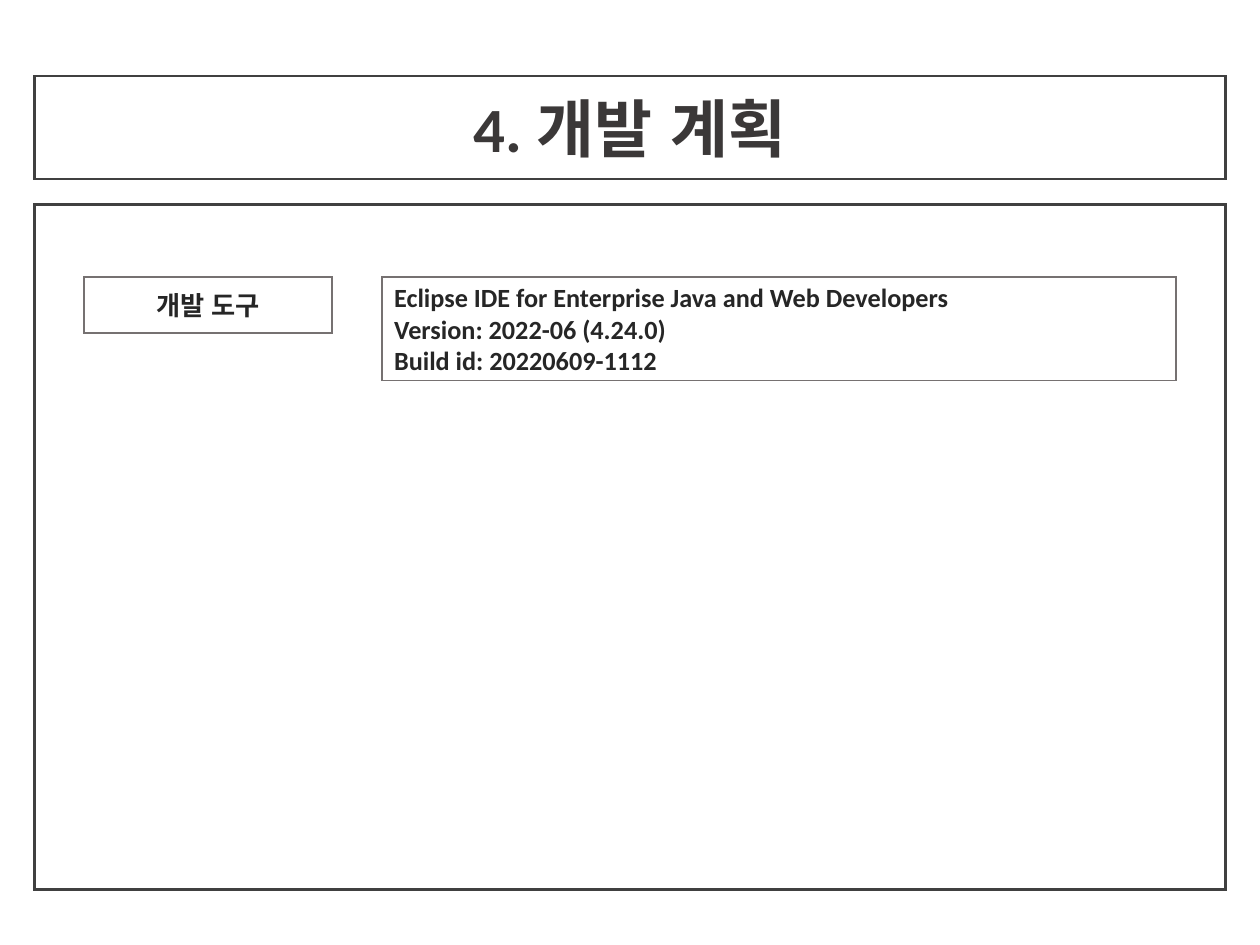
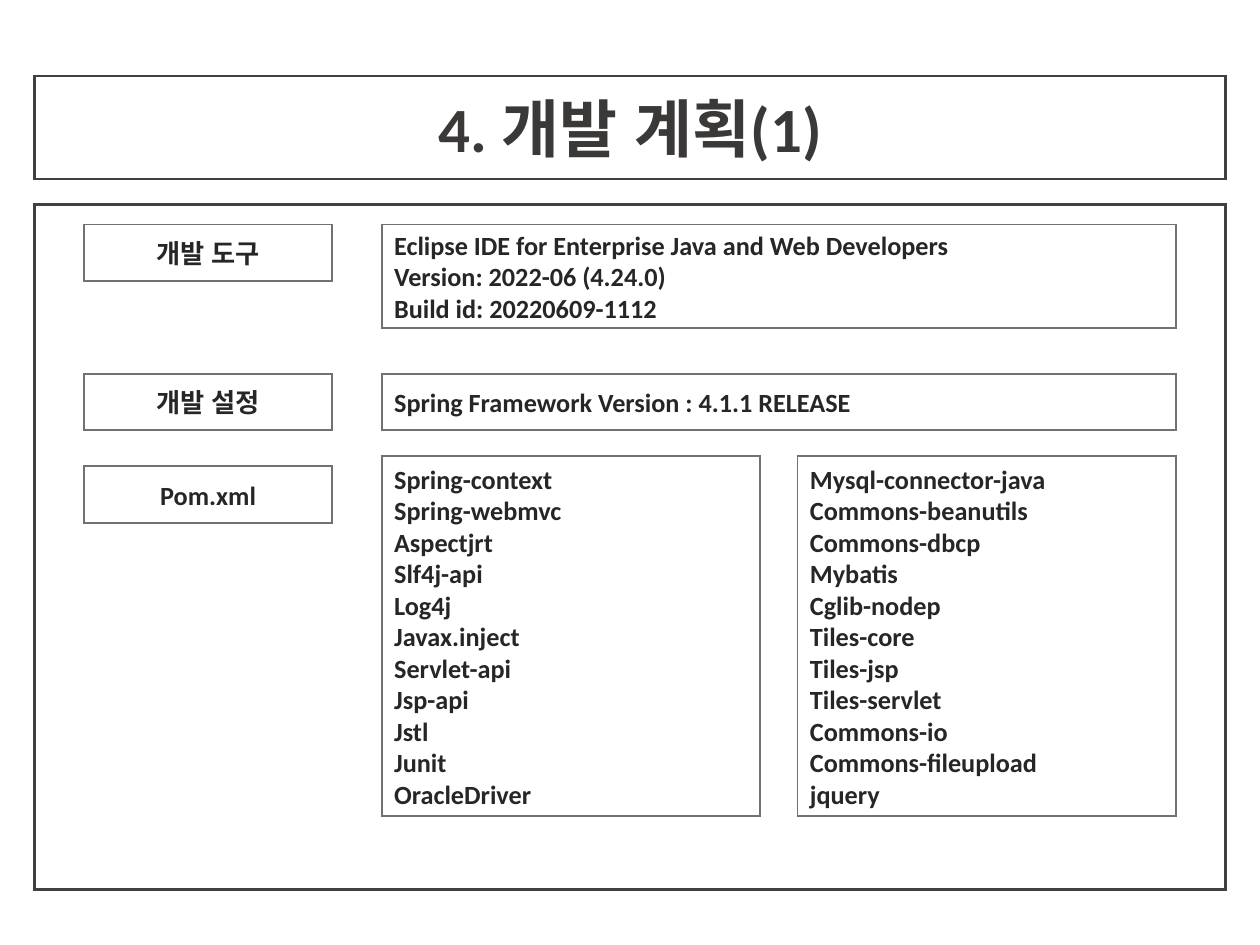
Before and after one commit to himediaai/DongGyun, a slide deck: slide 7 of 기획안.pptx. Drawn at 1260x945 pixels with LibreOffice and Linux fonts; fonts in the diff are those of the drawing. Boxes give left, top, right and bottom in pixels: in the first picture for what was removed or moved away, otherwise in the second. Text is boxed around its words. In the diff, an @@ line names an element or a change of style, - is before the commit and + after.

```diff
--- a/기획안.pptx
+++ b/기획안.pptx
@@ text in rectangle at [438,99,822,162]: text changed @@
-4. 개발 계획
+4. 개발 계획(1)
@@ rectangle "개발 도구": place and size @@
-rectangle "개발 도구" at [84,277,333,334]
+rectangle "개발 도구" at [84,224,333,281]
@@ rectangle "Eclipse IDE for Enterprise Java ...": place and size @@
-rectangle "Eclipse IDE for Enterprise Java ..." at [382,277,1176,381]
+rectangle "Eclipse IDE for Enterprise Java ..." at [382,224,1176,328]
@@ rectangle added at [84,374,333,431], outline #767171 1 pt, 15 pt, text #262626, bold @@
+개발 설정
@@ rectangle added at [382,374,1176,431], outline #767171 1 pt, 15 pt, text #262626, bold @@
+Spring Framework Version : 4.1.1 RELEASE
@@ rectangle added at [84,466,333,523], outline #767171 1 pt, 15 pt, text #262626, bold @@
+Pom.xml
@@ rectangle added at [382,456,760,816], outline #767171 1 pt, 15 pt, text #262626, bold @@
+Spring-context
+Spring-webmvc
+Aspectjrt
+Slf4j-api
+Log4j
+Javax.inject
+Servlet-api
+Jsp-api
+Jstl
+Junit
+OracleDriver
@@ rectangle added at [798,456,1176,816], outline #767171 1 pt, 15 pt, text #262626, bold @@
+Mysql-connector-java
+Commons-beanutils
+Commons-dbcp
+Mybatis
+Cglib-nodep
+Tiles-core
+Tiles-jsp
+Tiles-servlet
+Commons-io
+Commons-fileupload
+jquery
```
Also in this commit, not shown: 1 other slide changed, 5 slides added.
